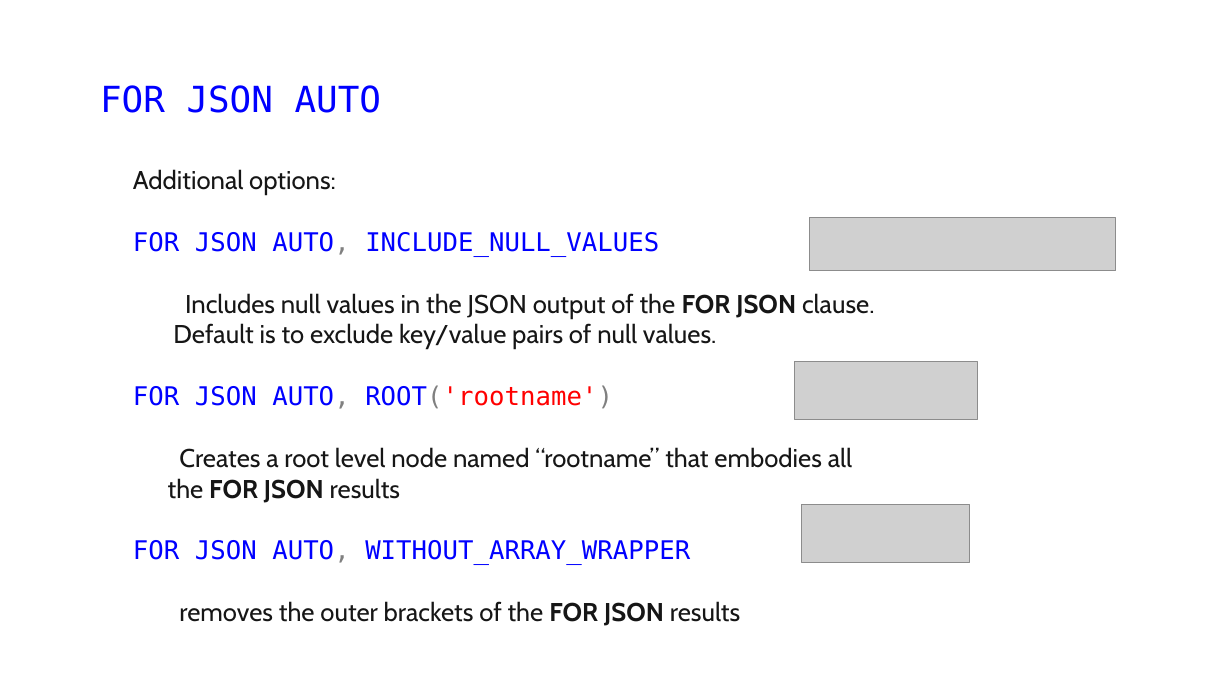
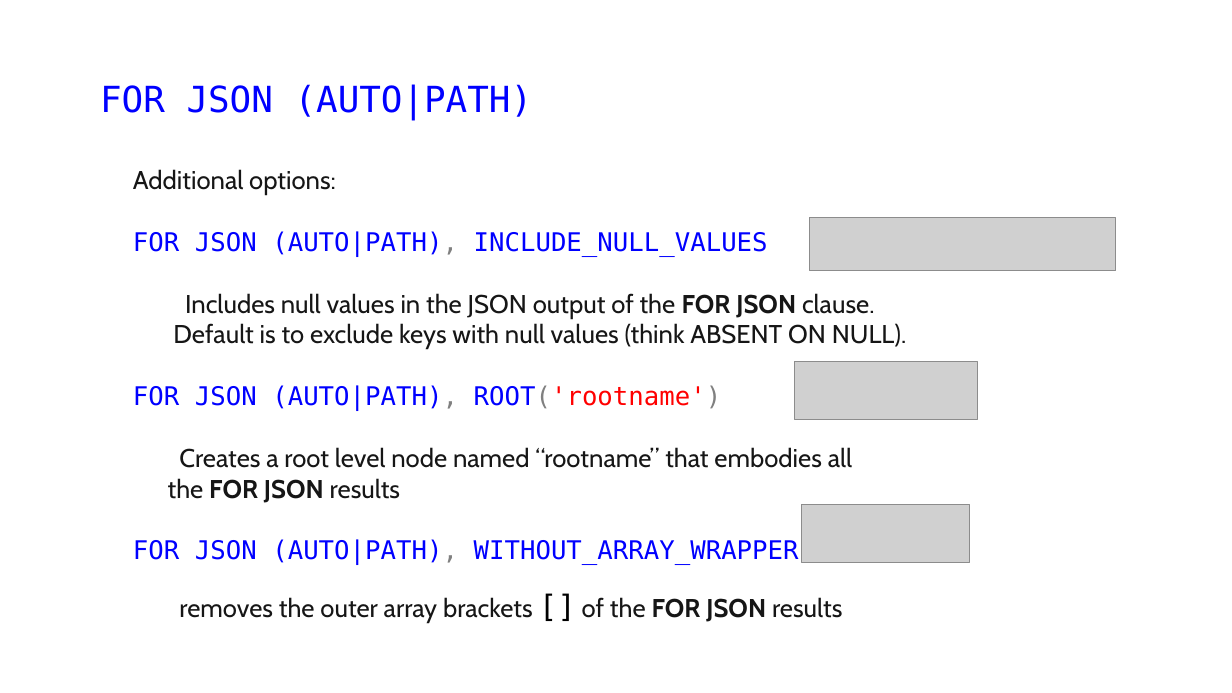
Before and after one commit to jbfoushee/MyPresentations, a slide deck: slide 65 of TSQL_JSON_Operators/TSQL_JSON_Operators.pptx (slide 52 before the commit). Drawn at 1232x693 pixels with LibreOffice and Linux fonts; fonts in the diff are those of the drawing; grey boxes stand for pictures. Boxes give left, top, right and bottom in pixels: in the first picture for what was removed or moved away, otherwise in the second. Text is boxed around its words. In the diff, an @@ line names an element or a change of style, - is before the commit and + after.

```diff
--- a/TSQL_JSON_Operators/TSQL_JSON_Operators.pptx
+++ b/TSQL_JSON_Operators/TSQL_JSON_Operators.pptx
@@ text at box(100, 84, 533, 120): text changed @@
-FOR JSON AUTO
+FOR JSON (AUTO|PATH)
@@ text at box(133, 231, 768, 257): text changed @@
-FOR JSON AUTO, INCLUDE_NULL_VALUES
+FOR JSON (AUTO|PATH), INCLUDE_NULL_VALUES
@@ text at box(133, 323, 906, 411): text changed @@
-Default is to exclude key/value pairs of null values.
-FOR JSON AUTO, ROOT('rootname')
+Default is to exclude keys with null values (think ABSENT ON NULL).
+FOR JSON (AUTO|PATH), ROOT('rootname')
@@ text at box(133, 539, 842, 622): text changed @@
-FOR JSON AUTO, WITHOUT_ARRAY_WRAPPER
-removes the outer brackets of the FOR JSON results
+FOR JSON (AUTO|PATH), WITHOUT_ARRAY_WRAPPER
+removes the outer array brackets [] of the FOR JSON results
```
Also in this commit, not shown: 36 other slides changed, 33 slides added, 2 slides removed, 7 other files.
